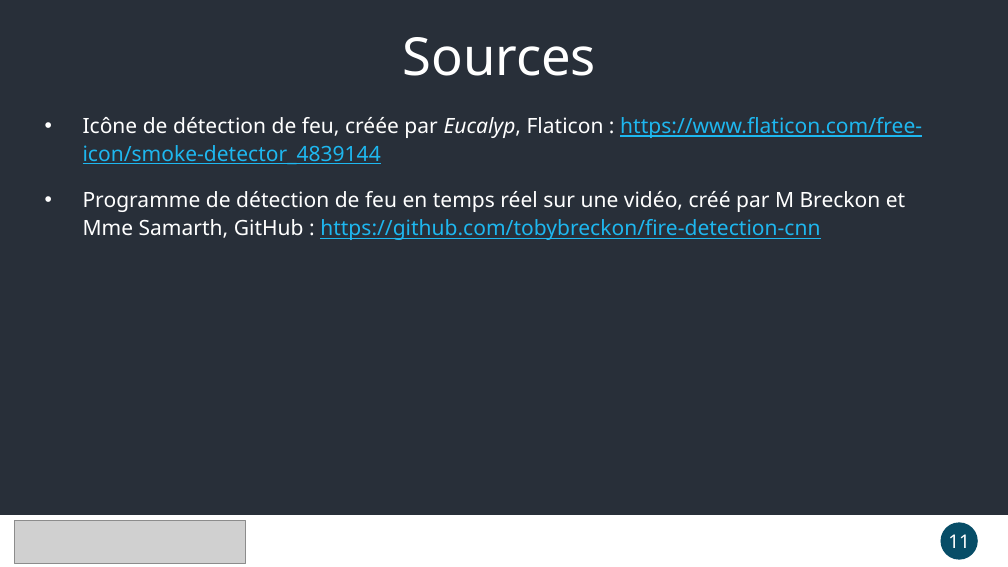
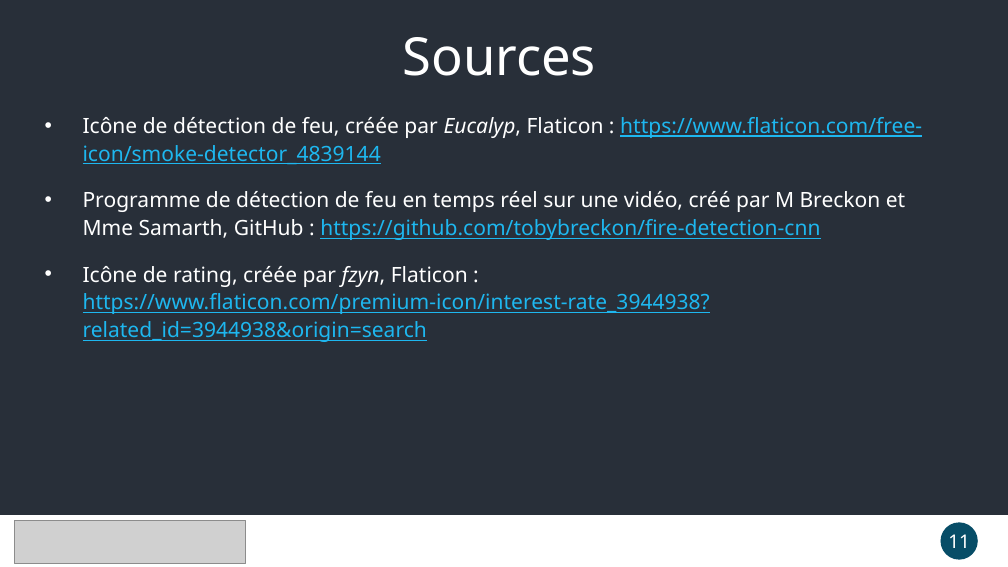
Before and after one commit to ThePension/IoT_FireFighter, a slide deck: slide 11 of Presentation.pptx. Drawn at 1008x567 pixels with LibreOffice and Linux fonts; fonts in the diff are those of the drawing; grey boxes stand for pictures. Boxes give left, top, right and bottom in pixels: in the first picture for what was removed or moved away, otherwise in the second. Text is boxed around its words. In the diff, an @@ line names an element or a change of style, - is before the commit and + after.

```diff
--- a/Presentation.pptx
+++ b/Presentation.pptx
@@ subtitle at [83,266,710,342]: paragraph added @@
+• Icône de rating, créée par fzyn, Flaticon : https://www.flaticon.com/premium-icon/interest-rate_3944938?related_id=3944938&origin=search
```
Also in this commit, not shown: 5 other slides changed.
